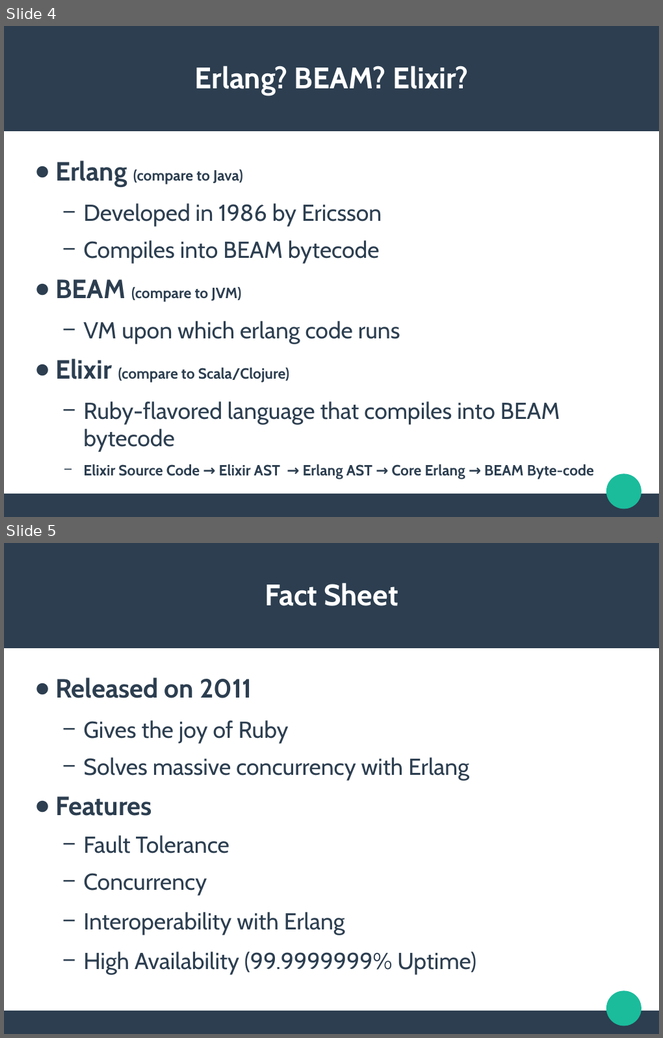
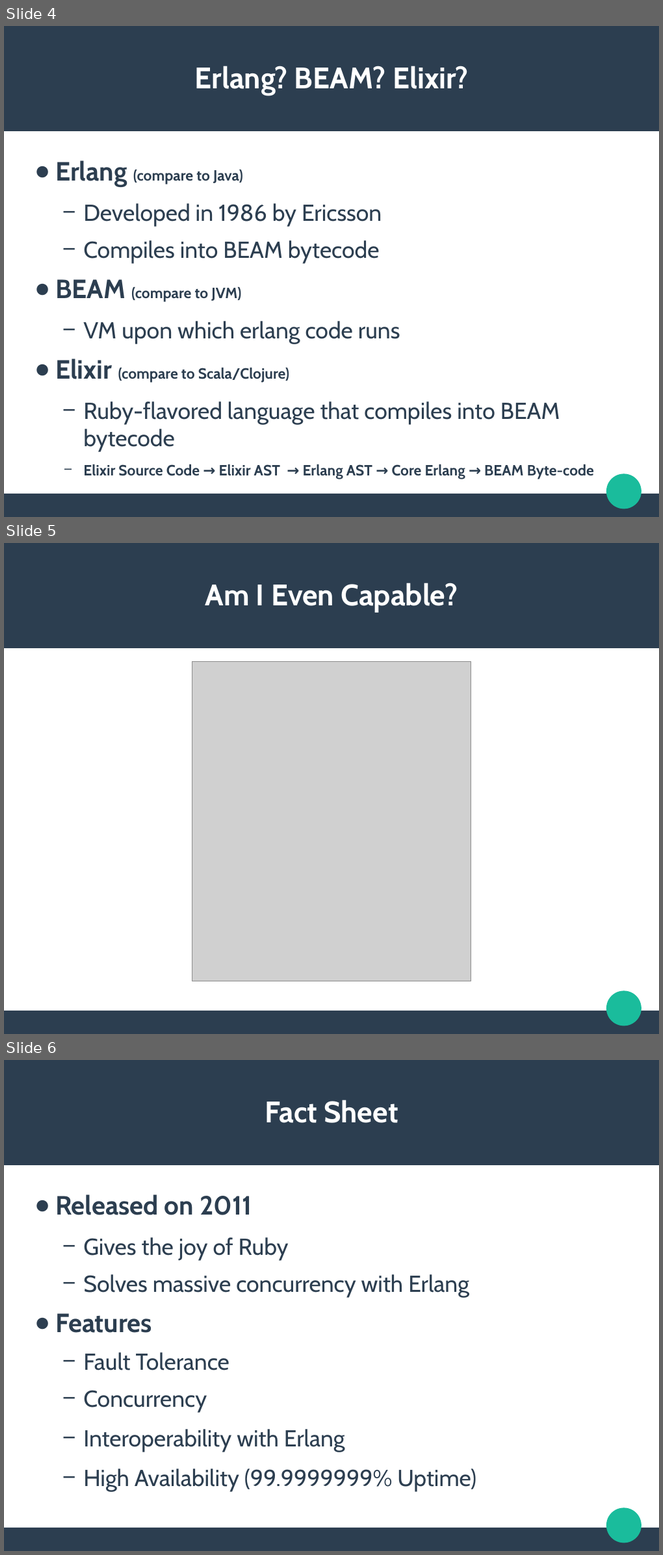
Before and after one commit to cedmans/elixir-intro-benkyokai, a slide deck: Elixir Presentation.pptx. Shown one above the other, each under a label of ours: slides 4 and 5 before the commit, slides 4, 5 and 6 after it. The pictures are 663x1038 and 663x1555 pixels, drawn with LibreOffice and Linux fonts; fonts in the diff are those of the drawing; grey boxes stand for pictures. Boxes give left, top, right and bottom in pixels: in the first picture for what was removed or moved away, otherwise in the second. Text is boxed around its words. In the diff, an @@ line names an element or a change of style, - is before the commit and + after.

```diff
--- a/Elixir Presentation.pptx
+++ b/Elixir Presentation.pptx
@@ slide 5 added at <box>4,543,659,1034</box>, background #FFFFFF; not listed: 3 template elements that a slide beside it also shows @@
@@ text added at <box>206,583,458,613</box>, 36 pt, text #FFFFFF, bold @@
+Am I Even Capable?
@@ picture added at <box>192,661,471,982</box> @@
@@ what was slide 5 is now slide 6 @@
```
Also in this commit, not shown: 5 slides changed, 2 other slides added, 2 slides removed.
